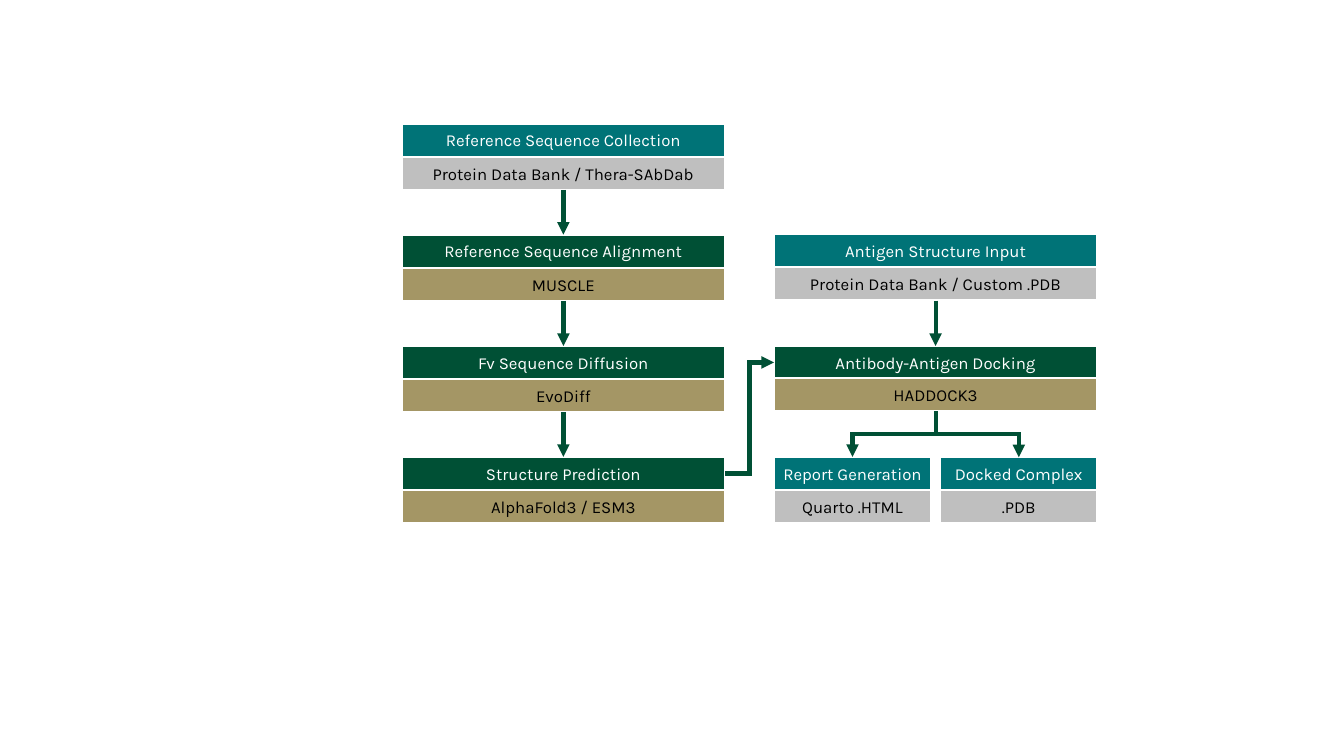
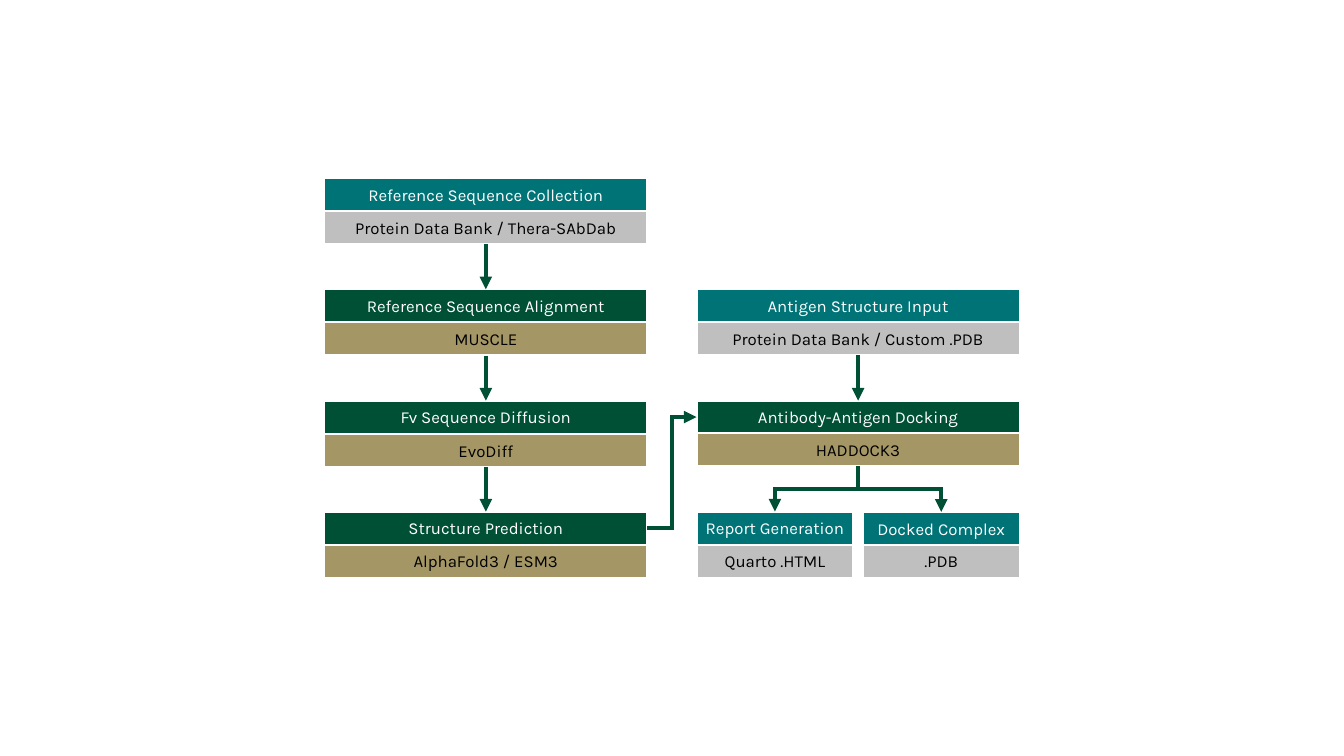
Before and after one commit to Santollan/Frankies, a slide deck: slide 1 of paper/workflow.pptx. Drawn at 1344x756 pixels with LibreOffice and Linux fonts; fonts in the diff are those of the drawing. Boxes give left, top, right and bottom in pixels: in the first picture for what was removed or moved away, otherwise in the second. Text is boxed around its words. In the diff, an @@ line names an element or a change of style, - is before the commit and + after.

```diff
--- a/paper/workflow.pptx
+++ b/paper/workflow.pptx
@@ 14 rectangles: place and size @@
-14 rectangles at bbox=[402, 124, 1098, 523]
+14 rectangles at bbox=[325, 178, 1020, 578]
@@ 4 arrows, 3 elbow arrows, 2 rectangles: place and size @@
-4 arrows, 3 elbow arrows, 2 rectangles at bbox=[564, 190, 1098, 523]
+4 arrows, 3 elbow arrows, 2 rectangles at bbox=[486, 245, 1020, 578]
```
